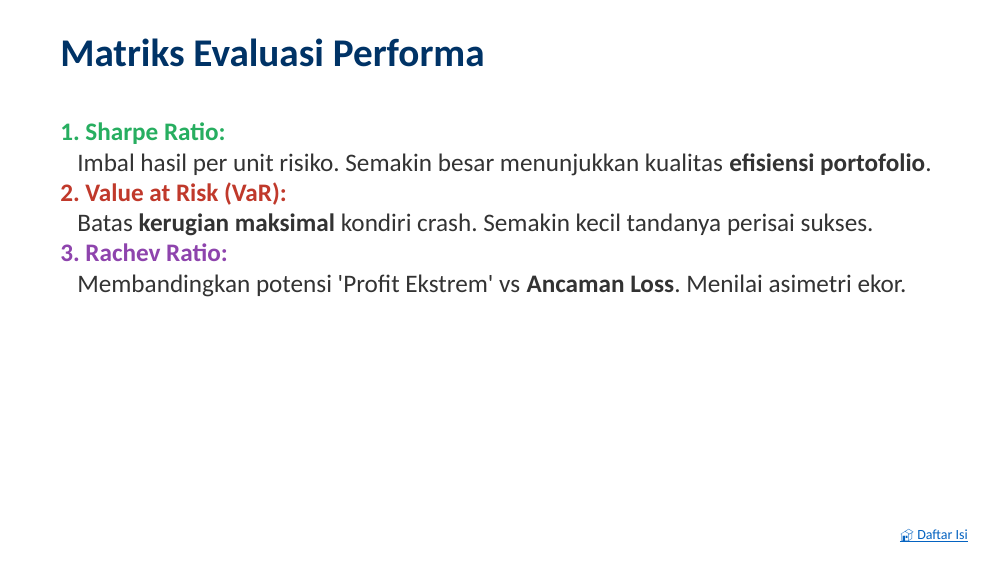
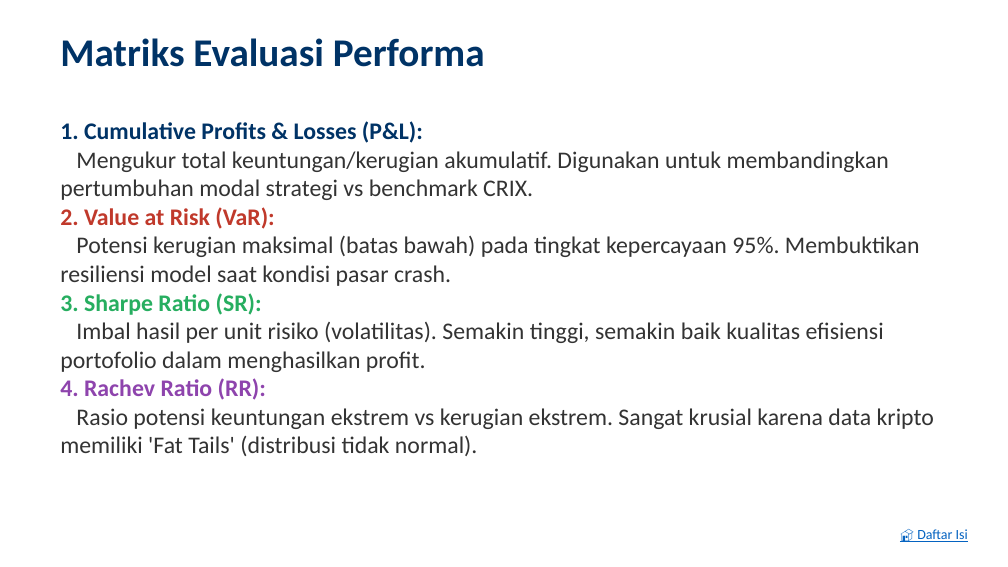
Before and after one commit to ragilrojo/RepoThesis, a slide deck: slide 15 of Presentasi_Proposal_Update.pptx. Drawn at 1008x567 pixels with LibreOffice and Linux fonts; fonts in the diff are those of the drawing. Boxes give left, top, right and bottom in pixels: in the first picture for what was removed or moved away, otherwise in the second. Text is boxed around its words. In the diff, an @@ line names an element or a change of style, - is before the commit and + after.

Commit message:
update performance metrics slide with detailed academic descriptions

```diff
--- a/Presentasi_Proposal_Update.pptx
+++ b/Presentasi_Proposal_Update.pptx
@@ text at bbox=[60, 121, 889, 200]: text changed; size 18 to 17 pt @@
-1. Sharpe Ratio:
-Imbal hasil per unit risiko. Semakin besar menunjukkan kualitas efisiensi portofolio.
+1. Cumulative Profits & Losses (P&L):
+Mengukur total keuntungan/kerugian akumulatif. Digunakan untuk membandingkan pertumbuhan modal strategi vs benchmark CRIX.
@@ text at bbox=[60, 207, 274, 229]: size 18 to 17 pt in "2. Value at Risk (VaR):" @@
@@ text at bbox=[60, 236, 934, 456]: text changed; size 18 to 17 pt @@
-Batas kerugian maksimal kondiri crash. Semakin kecil tandanya perisai sukses.
-3. Rachev Ratio:
-Membandingkan potensi 'Profit Ekstrem' vs Ancaman Loss. Menilai asimetri ekor.
+Potensi kerugian maksimal (batas bawah) pada tingkat kepercayaan 95%. Membuktikan resiliensi model saat kondisi pasar crash.
+3. Sharpe Ratio (SR):
+Imbal hasil per unit risiko (volatilitas). Semakin tinggi, semakin baik kualitas efisiensi portofolio dalam menghasilkan profit.
+4. Rachev Ratio (RR):
+Rasio potensi keuntungan ekstrem vs kerugian ekstrem. Sangat krusial karena data kripto memiliki 'Fat Tails' (distribusi tidak normal).
```
Also in this commit, not shown: 1 other file.
